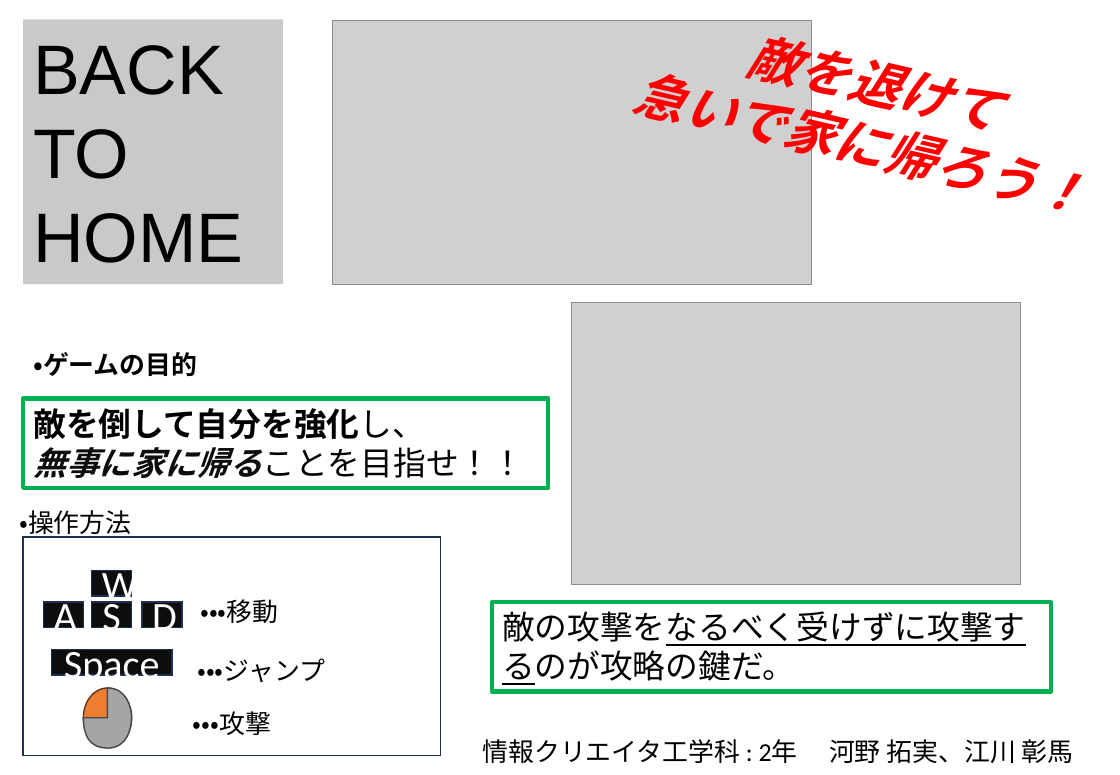
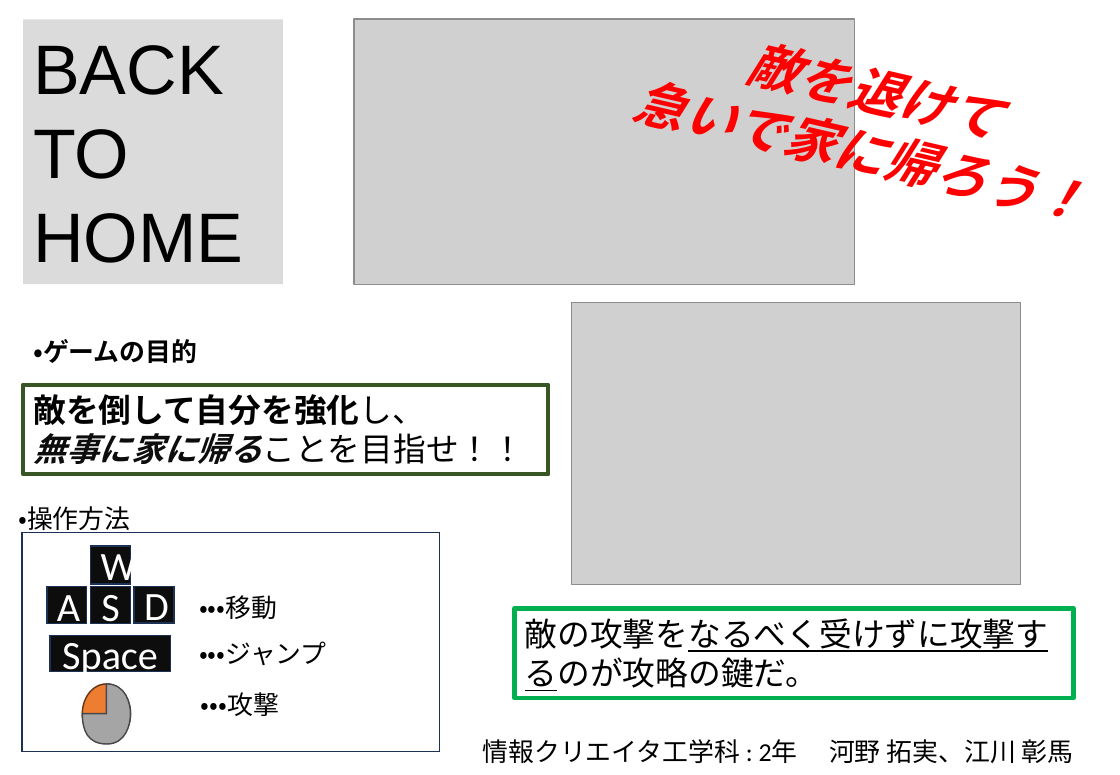
Before and after one commit to KawanoTakumi/2B-Team, a slide deck: slide 1 of BackToHome_ポスター.pptx. Drawn at 1120x775 pixels with LibreOffice and Linux fonts; fonts in the diff are those of the drawing; grey boxes stand for pictures. Boxes give left, top, right and bottom in pixels: in the first picture for what was removed or moved away, otherwise in the second. Text is boxed around its words. In the diff, an @@ line names an element or a change of style, - is before the commit and + after.

```diff
--- a/BackToHome_ポスター.pptx
+++ b/BackToHome_ポスター.pptx
@@ rectangle "BACK" at (23, 20, 282, 284): fill #C9C9C9 to #DBDBDB @@
@@ picture: place and size @@
-picture at (333, 20, 812, 284)
+picture at (354, 19, 854, 284)
@@ text "敵を退けて": place and size @@
-text "敵を退けて" at (631, 20, 1082, 210)
+text "敵を退けて" at (631, 27, 1082, 217)
@@ text "敵を退けて" at (631, 27, 1082, 217): letter outline none to #000000 1.5 pt @@
@@ rectangle "敵を倒して自分を強化し、" at (23, 385, 548, 475): outline #00B050 3 pt to #385723 3 pt @@
@@ rectangle "W": place and size @@
-rectangle "W" at (92, 571, 132, 597)
+rectangle "W" at (91, 546, 131, 584)
@@ rectangle "A": place and size @@
-rectangle "A" at (43, 603, 84, 629)
+rectangle "A" at (47, 587, 87, 625)
@@ rectangle "S": place and size @@
-rectangle "S" at (92, 603, 132, 629)
+rectangle "S" at (91, 587, 131, 625)
@@ rectangle "D": place and size @@
-rectangle "D" at (142, 603, 182, 629)
+rectangle "D" at (134, 586, 175, 624)
@@ rectangle "敵の攻撃をなるべく受けずに攻撃するのが攻略の鍵だ。": place and size @@
-rectangle "敵の攻撃をなるべく受けずに攻撃するのが攻略の鍵だ。" at (492, 603, 1052, 693)
+rectangle "敵の攻撃をなるべく受けずに攻撃するのが攻略の鍵だ。" at (515, 609, 1074, 699)
@@ rectangle "Space": place and size @@
-rectangle "Space" at (52, 649, 172, 675)
+rectangle "Space" at (50, 636, 170, 672)
@@ 2 texts, 1 rectangle: place and size @@
-2 texts, 1 rectangle at (23, 352, 548, 682)
+2 texts, 1 rectangle at (23, 339, 548, 665)
@@ 2 texts, 1 rectangle, 1 ellipse, 1 freeform shape: place and size @@
-2 texts, 1 rectangle, 1 ellipse, 1 freeform shape at (19, 510, 441, 757)
+2 texts, 1 rectangle, 1 ellipse, 1 freeform shape at (18, 506, 440, 753)
@@ text "・・・攻撃": place and size @@
-text "・・・攻撃" at (193, 711, 271, 735)
+text "・・・攻撃" at (201, 692, 279, 716)
```
